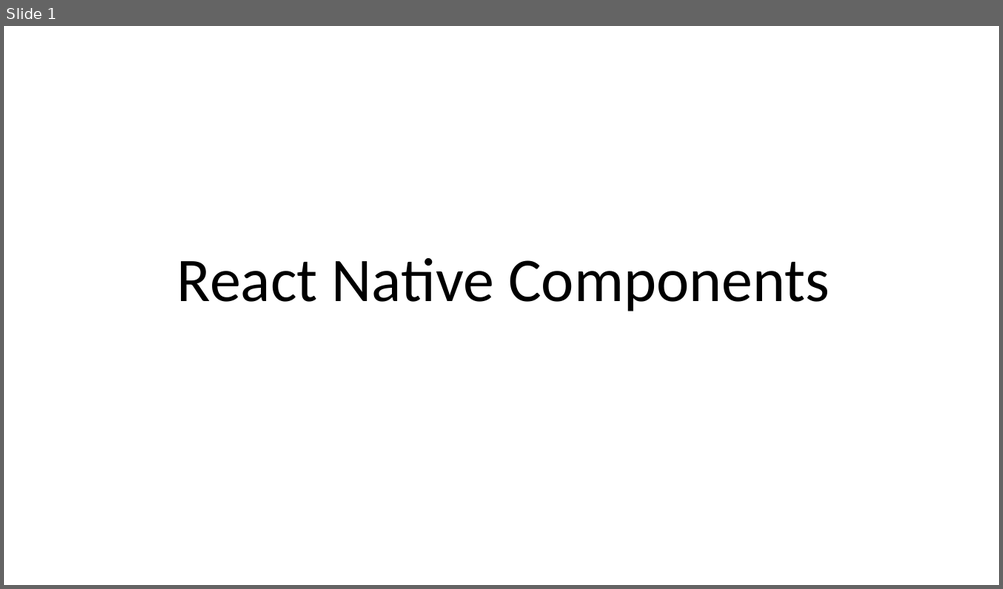
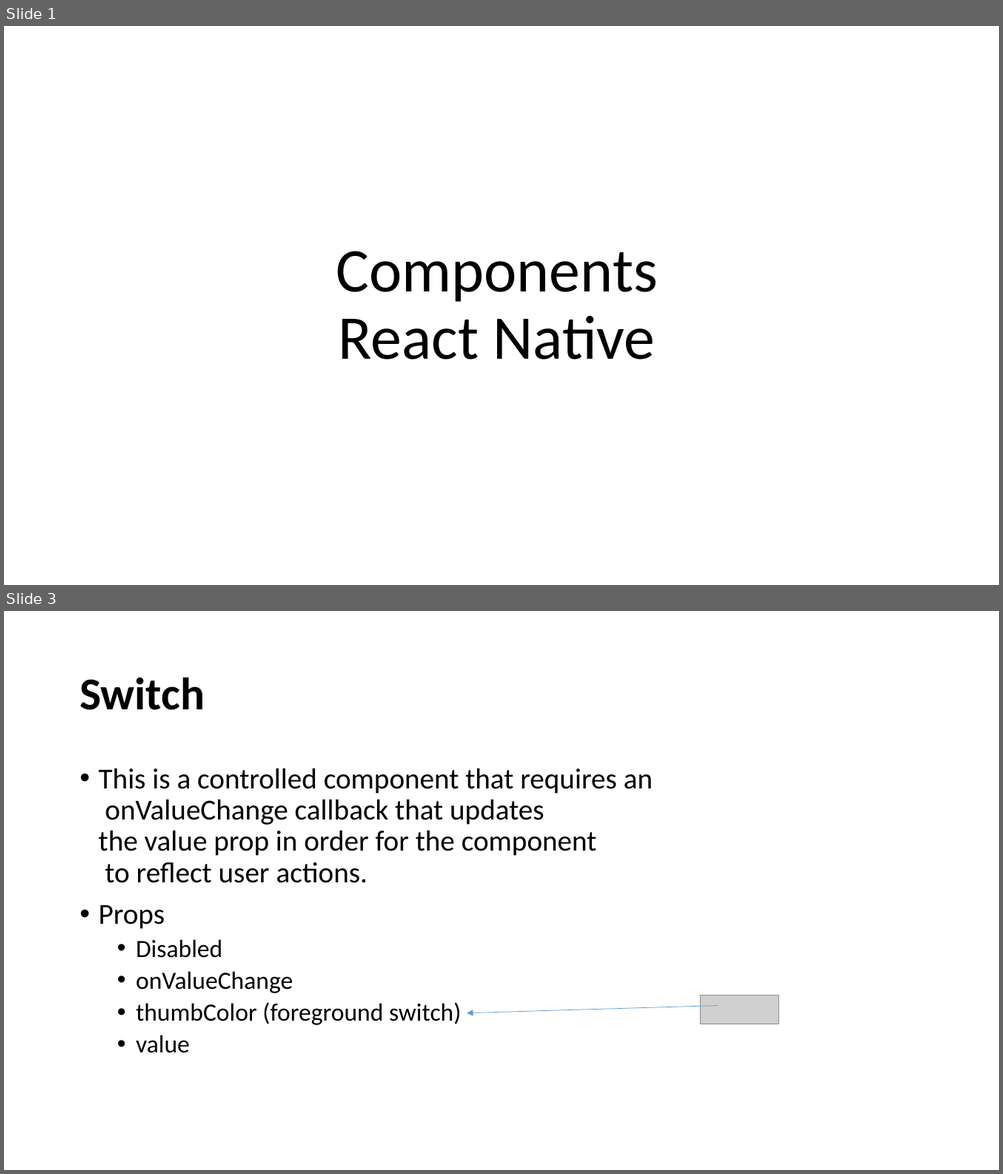
Before and after one commit to KamranCS/ReactNative-MAD-, a slide deck: Slides/Lecture06.pptx. Shown one above the other, each under a label of ours: slide 1 before the commit, slides 1 and 3 after it; the slides between them are not shown. The pictures are 1003x589 and 1003x1174 pixels, drawn with LibreOffice and Linux fonts; fonts in the diff are those of the drawing; grey boxes stand for pictures. Boxes give left, top, right and bottom in pixels: in the first picture for what was removed or moved away, otherwise in the second. Text is boxed around its words. In the diff, an @@ line names an element or a change of style, - is before the commit and + after.

```diff
--- a/Slides/Lecture06.pptx
+++ b/Slides/Lecture06.pptx
@@ slide 3 added at (x1=4, y1=611, x2=999, y2=1170), background #FFFFFF @@
@@ title added at (x1=79, y1=677, x2=205, y2=710), 44 pt, text #000000, bold @@
+Switch
@@ text added at (x1=99, y1=768, x2=652, y2=1054), 28 pt, text #000000 @@
+• This is a controlled component that requires an
+  onValueChange callback that updates
+  the value prop in order for the component
+  to reflect user actions.
+• Props
+  • Disabled
+  • onValueChange
+  • thumbColor (foreground switch)
+  • value
@@ arrow added from (718, 1005) to (466, 1013), #5B9BD5 0.5 pt @@
@@ picture added at (x1=700, y1=995, x2=779, y2=1025) @@
@@ slide 1 changed as well @@
@@ title at (x1=336, y1=251, x2=657, y2=360): text changed @@
-React Native Components
+Components
+React Native
```
Also in this commit, not shown: 1 other slide changed, 5 other slides added, 1 slide removed, 1 other file.
